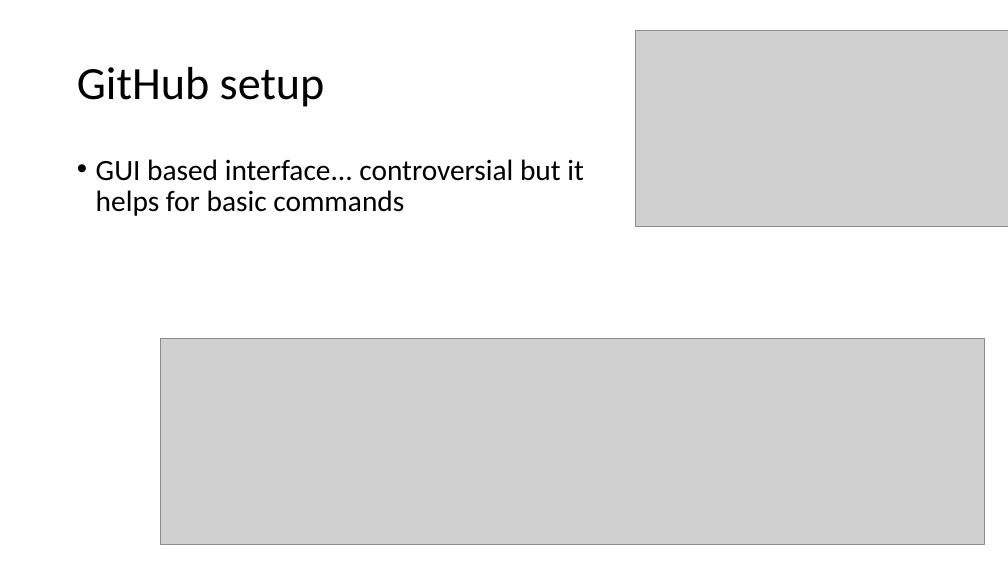
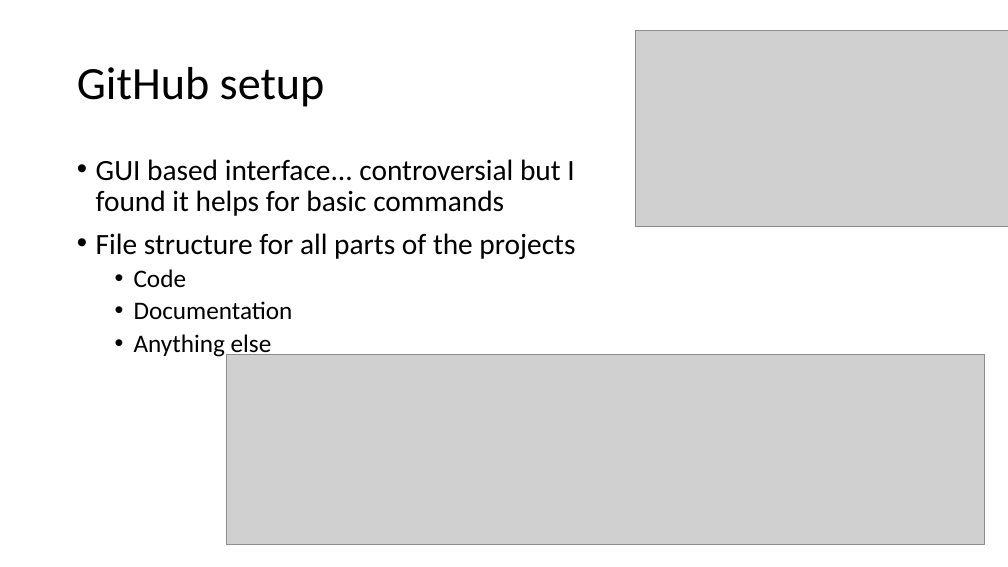
Before and after one commit to TheCorporateBuzzwords/Whos-Home, a slide deck: slide 7 of Doc/PowerPoints/PatrickS1.pptx. Drawn at 1008x567 pixels with LibreOffice and Linux fonts; fonts in the diff are those of the drawing; grey boxes stand for pictures. Boxes give left, top, right and bottom in pixels: in the first picture for what was removed or moved away, otherwise in the second. Text is boxed around its words. In the diff, an @@ line names an element or a change of style, - is before the commit and + after.

```diff
--- a/Doc/PowerPoints/PatrickS1.pptx
+++ b/Doc/PowerPoints/PatrickS1.pptx
@@ text at box(96, 159, 575, 358): text changed @@
-• GUI based interface... controversial but it helps for basic commands
+• GUI based interface... controversial but I found it helps for basic commands
+• File structure for all parts of the projects
+  • Code
+  • Documentation
+  • Anything else
@@ picture: place and size @@
-picture at box(160, 338, 985, 544)
+picture at box(227, 355, 985, 544)
```
Also in this commit, not shown: 2 other slides changed, 1 slide added, 2 slides removed.
